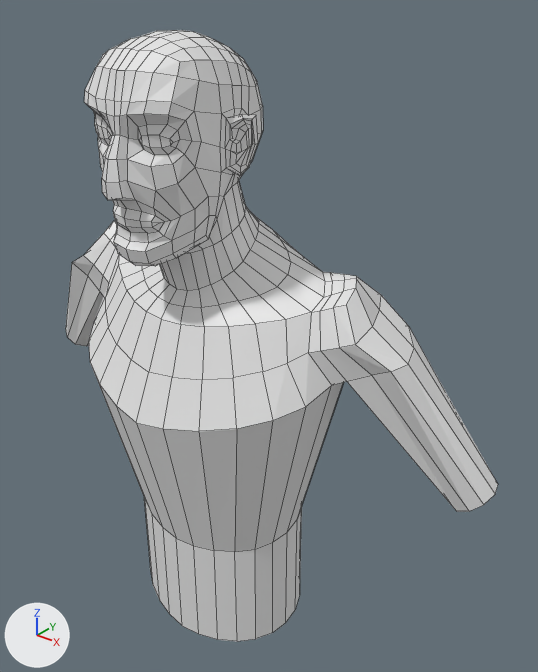
The Blender file Projects/BaseMeshPractice.blend, before and after one commit.
Before and after are seen from a 50 mm lens placed at (292.0, -301.0, 606.0), pointed at (24.0, 33.0, 399.0). The axes (+X, +Y, +Z) are drawn at lower left. The lights are the same throughout. Mesh edges are drawn as thin lines.
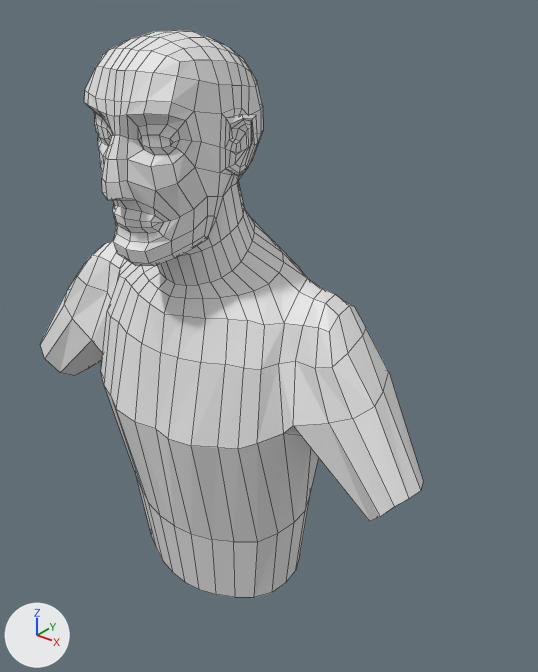
Pixel boxes [x1, y1, x2, y2] of what changed, in the pictures (538 x 672 px; the box of a moved part takes in the faces that stretch with it):
'Cube', reshaped (11% narrower, 7% shorter): before [66, 30, 498, 642]; after [40, 30, 423, 598]
part 1 of me_cube, moved or reshaped: before [66, 131, 498, 642]; after [40, 131, 423, 598]

Diff of the bpy script that builds the scene:
```diff
--- a/Projects/BaseMeshPractice.blend.py
+++ b/Projects/BaseMeshPractice.blend.py
@@ me_cube @@
 # used by ob_cube; location = (0.0, 0.0, 0.0)
-me_cube.from_pydata(...)  # 392 vertices, 360 faces; spans x 0.0..183.0, y -66.0..75.0, z 188.0..580.0
+me_cube.from_pydata(...)  # 392 vertices, 360 faces; spans x 0.0..156.0, y -66.0..58.0, z 225.0..580.0
+# me_cube part 1: 196 of 392 vertices moved; they spanned x 0.0..183.0, y -60.0..75.0, z 188.0..519.0 and now span x 0.0..156.0, y -49.0..58.0, z 225.0..519.0; mean shift (-3.0, -6.0, 0.0); largest move (180.0, 25.0, 348.0) -> (150.0, -20.0, 360.0)
```
